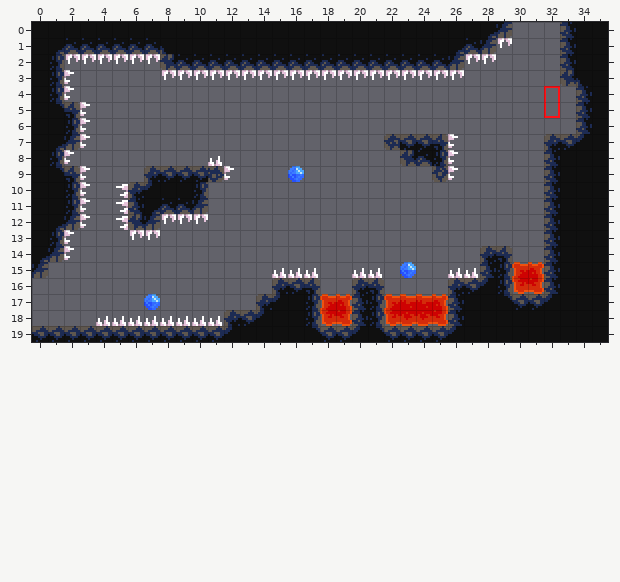
Tiled map, stored at Assets/Tiles/Tamjid/TamjidTest.tmx. That is the earlier state.
Cells are 8x8 px. Shown: x 0..35, y 0..19.
New version:
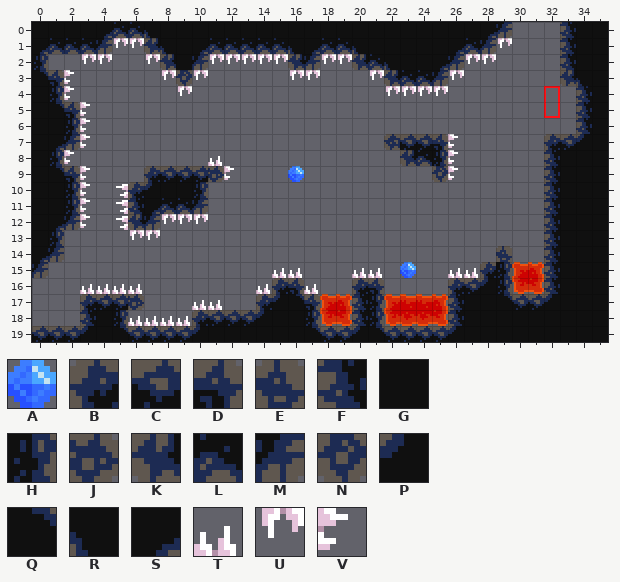
Key: from "Mechanics": A 0 "Blue Crystal"; from "Rocks": B 0, C 1, D 2, E 4, F 6, G 7, H 8, J 11, K 12, L 13, M 14, N 16, P 22, Q 23, R 28, S 29; from "Spikes": T 0 "SpikeUp", U 2 "SpikeDown", V 3 "SpikeRight".
_ is an empty cell, . an unchanged one.
Objects are placed by their top-left corner, in cells (3,4 is the top-left corner of cell 3,4); size is 1x1 cell unless given.
Diff:
--- layer "Ground"
@@ x 0..25 @@
- 0 ....GGGG..................
- 1 GS..LLLL..GGGGGGGGGGG.....
- 2 GH.......LLLLLLLLLLLL.LLLL
- 3 GH......._............____
+ 0 ....SLLR..................
+ 1 SL..M__K..SLLLLLRSLLR.....
+ 2 H_.......GM_____KM__K.RGGS
+ 3 QD.......N............KLLM
@@ x 3..29 @@
-14 .........................BD
-15 .........................F.
-16 .............CD............
-17 ____.........GH............
-18 ___....__B.................
-19 CCC....CCP.................
+14 ........................._E
+15 .........................B.
+16 .............D_............
+17 BCCJ.........QD............
+18 FGH....BCC.................
+19 PGQ....PGG.................
--- layer "Mechanics"
-U "SpikeDown" at 6,2
+U "SpikeDown" at 6,1
-U "SpikeDown" at 12,3
+U "SpikeDown" at 12,2
-U "SpikeDown" at 11,3
+U "SpikeDown" at 11,2
-U "SpikeDown" at 9,3
+U "SpikeDown" at 9,4
-U "SpikeDown" at 22,3
+U "SpikeDown" at 22,4
-U "SpikeDown" at 23,3
+U "SpikeDown" at 23,4
-U "SpikeDown" at 24,3
+U "SpikeDown" at 24,4
-U "SpikeDown" at 25,3
+U "SpikeDown" at 25,4
-T "SpikeUp" at 17,15
+T "SpikeUp" at 17,16
-T "SpikeUp" at 4,18
+T "SpikeUp" at 4,16
-T "SpikeUp" at 5,18
+T "SpikeUp" at 5,16
-T "SpikeUp" at 10,18
+T "SpikeUp" at 10,17
-T "SpikeUp" at 11,18
+T "SpikeUp" at 11,17
+U "SpikeDown" at 5,1
+U "SpikeDown" at 14,2
+U "SpikeDown" at 13,2
+U "SpikeDown" at 15,2
+U "SpikeDown" at 18,2
+U "SpikeDown" at 19,2
+T "SpikeUp" at 14,16
+T "SpikeUp" at 3,16
+T "SpikeUp" at 6,16
-U "SpikeDown" at 5,2
-U "SpikeDown" at 2,2
-U "SpikeDown" at 14,3
-U "SpikeDown" at 15,3
-U "SpikeDown" at 18,3
-U "SpikeDown" at 19,3
-U "SpikeDown" at 20,3
-U "SpikeDown" at 13,3
-V "SpikeRight" at 2,13
-V "SpikeRight" at 2,14
-A "Blue Crystal" at 7,17
